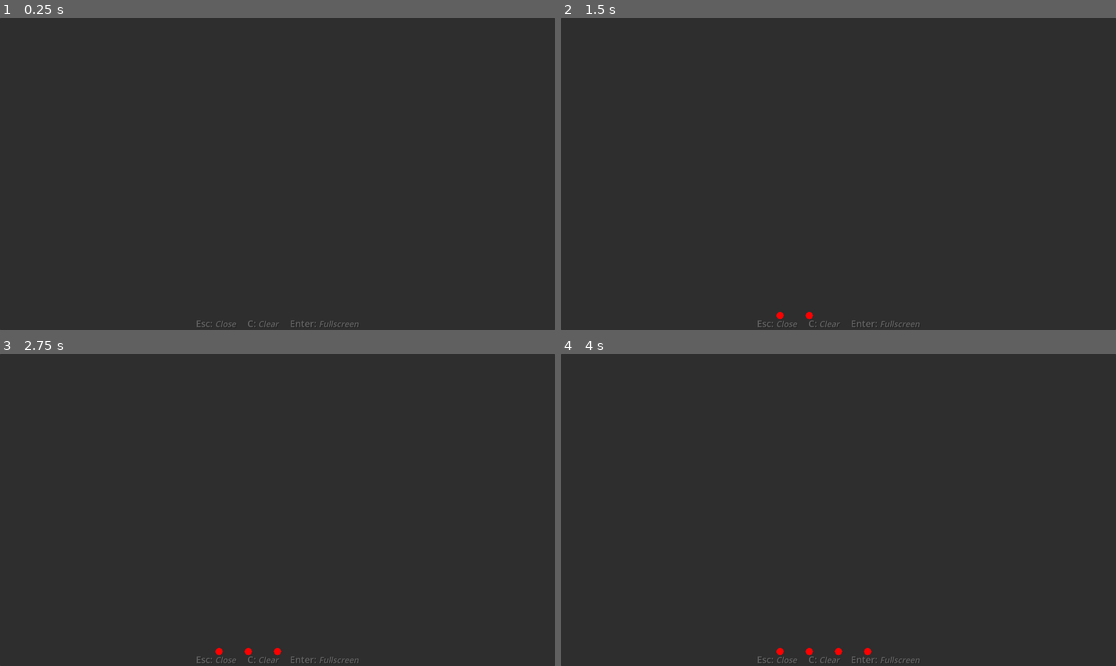
Above: before the commit, frames 1-4 (two rows, left to right).
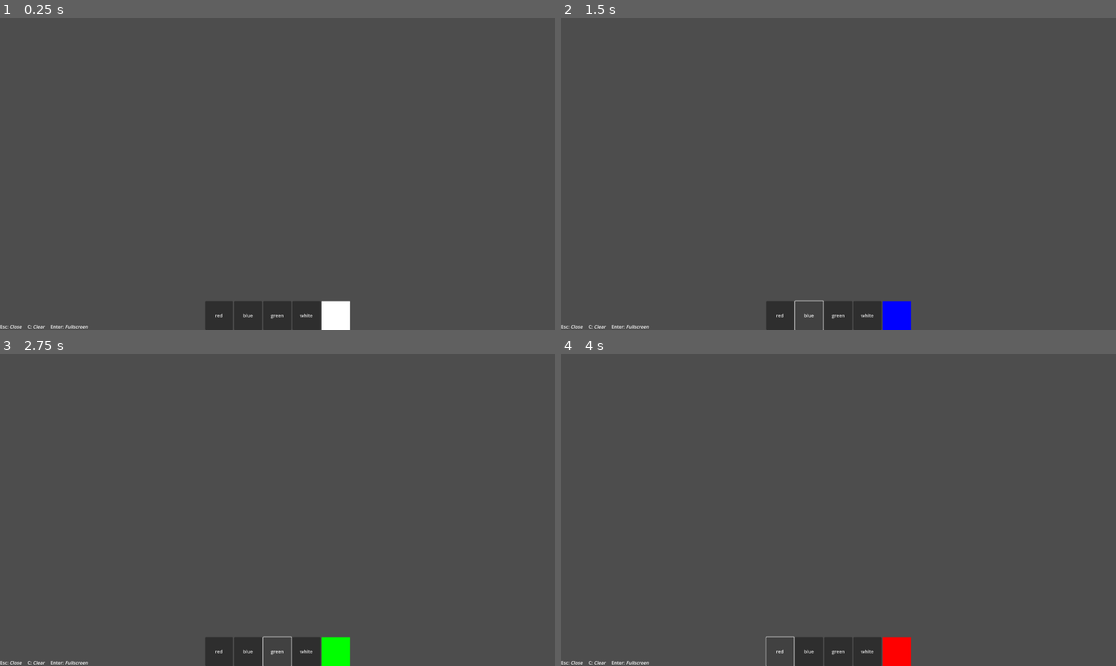
Above: after the commit, the same moments.

Repository: skiletro/cave-whiteboard
Game: Godot game, scene res://whiteboard.tscn
The game is run twice, just before and just after one commit, with the same random seed, the same clock (stepped at 60 frames per second) and the same inputs.
Inputs (mouse positions are in pixels of both pictures, inside the frame that each line leads up to):
- Up to frame 1 (0.25 s): no input
- Up to frame 2 (1.5 s): click (777, 314) at 0.5 s, where only the run after the commit has a clickable "red"; click (810, 314) at 1.25 s, where only the run after the commit has a clickable "blue"
- Up to frame 3 (2.75 s): click (277, 650) at 2 s, where only the run after the commit has a clickable "green"
- Up to frame 4 (4 s): click (866, 650) at 2.75 s, where only the run after the commit has a clickable "white"; click (777, 650) at 3.5 s, where only the run after the commit has a clickable "red"

The runs differ from the first frame. In frame 1, 98% of the frame differs, in the area x 0-100%, y 0-100%; in frame 2, 98%; in frame 3, 98%; in frame 4, 98%.

Commit message:
refactor to fix being able to draw on dock

Diff:
--- /dev/null
+++ b/dock.gd
@@ -0,0 +1,19 @@
+extends HBoxContainer
+
+@export var canvas: CanvasLayer
+
+
+func _on_red_button_pressed() -> void:
+	canvas.change_colour.emit(Color.RED)
+
+
+func _on_blue_button_pressed() -> void:
+	canvas.change_colour.emit(Color.BLUE)
+
+
+func _on_green_button_pressed() -> void:
+	canvas.change_colour.emit(Color.LIME)
+
+
+func _on_white_button_pressed() -> void:
+	canvas.change_colour.emit(Color.WHITE)
--- a/whiteboard.gd
+++ b/whiteboard.gd
@@ -1,7 +1,9 @@
-extends PanelContainer
+extends CanvasLayer
 
-var state = {}
-var lines = {}
+signal change_colour(new_colour: Color)
+
+var positions: Dictionary = {}
+var color: Color = Color.WHITE
 
 
 func _input(event):
@@ -24,28 +26,35 @@
 			)
 		)
 
-	elif event is InputEventScreenTouch:
-		if event.pressed:  # Down.
-			state[event.index] = event.position
-			lines[event.index] = Line2D.new()
-			lines[event.index].width = 25.0
-			lines[event.index].begin_cap_mode = Line2D.LINE_CAP_ROUND
-			lines[event.index].end_cap_mode = Line2D.LINE_CAP_ROUND
-			lines[event.index].joint_mode = Line2D.LINE_JOINT_ROUND
-			lines[event.index].default_color = _get_color_for_ptr_index(event.index)
-			lines[event.index].add_point(event.position + Vector2(-0.001, 0.001))
-			lines[event.index].add_point(event.position + Vector2(0.001, -0.001))
-			add_child(lines[event.index])
-		else:  # Up.
-			state.erase(event.index)
+	if event is InputEventScreenTouch:
+		if event.pressed:
+			var new_line: Line2D = Line2D.new()
+			new_line.default_color = color
+			new_line.width = 25.0
+			new_line.begin_cap_mode = Line2D.LINE_CAP_ROUND
+			new_line.end_cap_mode = Line2D.LINE_CAP_ROUND
+			new_line.joint_mode = Line2D.LINE_JOINT_ROUND
+			add_child(new_line)
+			positions[event.index] = {pos = event.position, line = new_line, is_active = true}
+
+		else:
+			positions.erase(event.index)
 		get_viewport().set_input_as_handled()
 
-	elif event is InputEventScreenDrag:  # Movement.
-		state[event.index] = event.position
-		lines[event.index].add_point(event.position)
+	if event is InputEventScreenDrag:
+		positions[event.index]["pos"] = event.position
 		get_viewport().set_input_as_handled()
 
 
-func _get_color_for_ptr_index(index) -> Color:
-	var x = (index % 7) + 1
-	return Color(float(bool(x & 1)), float(bool(x & 2)), float(bool(x & 4)))
+func _physics_process(delta: float) -> void:
+	for index in positions:
+		if $Dock.get_rect().has_point(positions[index]["pos"]):
+			positions[index]["is_active"] = false
+
+		if positions[index]["is_active"]:
+			positions[index]["line"].add_point(positions[index]["pos"])
+
+
+func _on_change_colour(new_colour: Color) -> void:
+	color = new_colour
+	$Dock/ColorRect.color = new_colour
--- a/whiteboard.tscn
+++ b/whiteboard.tscn
@@ -1,25 +1,78 @@
-[gd_scene load_steps=2 format=3 uid="uid://dy3h02ugaryvy"]
+[gd_scene load_steps=3 format=3 uid="uid://dy3h02ugaryvy"]
 
 [ext_resource type="Script" uid="uid://5uoln5qyl8vd" path="res://whiteboard.gd" id="1_ihy0m"]
+[ext_resource type="Script" uid="uid://w2kfhicttjbn" path="res://dock.gd" id="2_tyhvn"]
 
-[node name="Whiteboard" type="PanelContainer"]
-anchors_preset = 15
-anchor_right = 1.0
-anchor_bottom = 1.0
-grow_horizontal = 2
-grow_vertical = 2
+[node name="CanvasLayer" type="CanvasLayer"]
+follow_viewport_enabled = true
 script = ExtResource("1_ihy0m")
 
-[node name="HelpLabel" type="RichTextLabel" parent="."]
-z_index = 1
+[node name="Dock" type="HBoxContainer" parent="." node_paths=PackedStringArray("canvas")]
+z_index = 10
+custom_minimum_size = Vector2(500, 100)
+anchors_preset = 7
+anchor_left = 0.5
+anchor_top = 1.0
+anchor_right = 0.5
+anchor_bottom = 1.0
+offset_left = -250.0
+offset_top = -100.0
+offset_right = 250.0
+grow_horizontal = 2
+grow_vertical = 0
+size_flags_horizontal = 4
+size_flags_vertical = 8
+script = ExtResource("2_tyhvn")
+canvas = NodePath("..")
+
+[node name="RedButton" type="Button" parent="Dock"]
 layout_mode = 2
-theme_override_colors/default_color = Color(0.387389, 0.387389, 0.387389, 1)
-theme_override_colors/font_shadow_color = Color(0.122252, 0.122252, 0.122252, 1)
-theme_override_constants/shadow_offset_y = 2
-theme_override_constants/shadow_offset_x = 2
-theme_override_font_sizes/italics_font_size = 28
-theme_override_font_sizes/normal_font_size = 32
+size_flags_horizontal = 3
+text = "red"
+
+[node name="BlueButton" type="Button" parent="Dock"]
+layout_mode = 2
+size_flags_horizontal = 3
+text = "blue"
+
+[node name="GreenButton" type="Button" parent="Dock"]
+layout_mode = 2
+size_flags_horizontal = 3
+text = "green"
+
+[node name="WhiteButton" type="Button" parent="Dock"]
+layout_mode = 2
+size_flags_horizontal = 3
+text = "white"
+
+[node name="ColorRect" type="ColorRect" parent="Dock"]
+layout_mode = 2
+size_flags_horizontal = 3
+
+[node name="Control" type="Control" parent="."]
+layout_mode = 3
+anchors_preset = 2
+anchor_top = 1.0
+anchor_bottom = 1.0
+offset_top = -40.0
+offset_bottom = -40.0
+grow_vertical = 0
+size_flags_horizontal = 2
+size_flags_vertical = 3
+
+[node name="RichTextLabel" type="RichTextLabel" parent="Control"]
+layout_mode = 0
+offset_top = 17.0
+offset_right = 413.0
+offset_bottom = 40.0
 bbcode_enabled = true
 text = "Esc: [i]Close[/i]     C: [i]Clear[/i]     Enter: [i]Fullscreen[/i]"
-horizontal_alignment = 1
-vertical_alignment = 2
+fit_content = true
+scroll_active = false
+autowrap_mode = 0
+
+[connection signal="change_colour" from="." to="." method="_on_change_colour"]
+[connection signal="pressed" from="Dock/RedButton" to="Dock" method="_on_red_button_pressed"]
+[connection signal="pressed" from="Dock/BlueButton" to="Dock" method="_on_blue_button_pressed"]
+[connection signal="pressed" from="Dock/GreenButton" to="Dock" method="_on_green_button_pressed"]
+[connection signal="pressed" from="Dock/WhiteButton" to="Dock" method="_on_white_button_pressed"]
Not shown, added: dock.gd.uid
